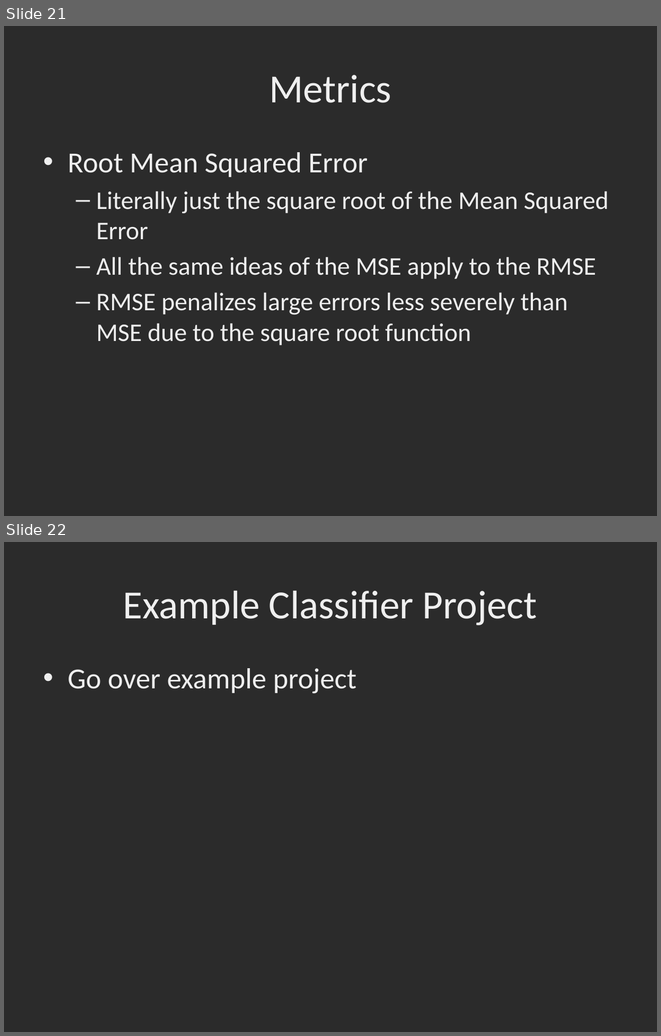
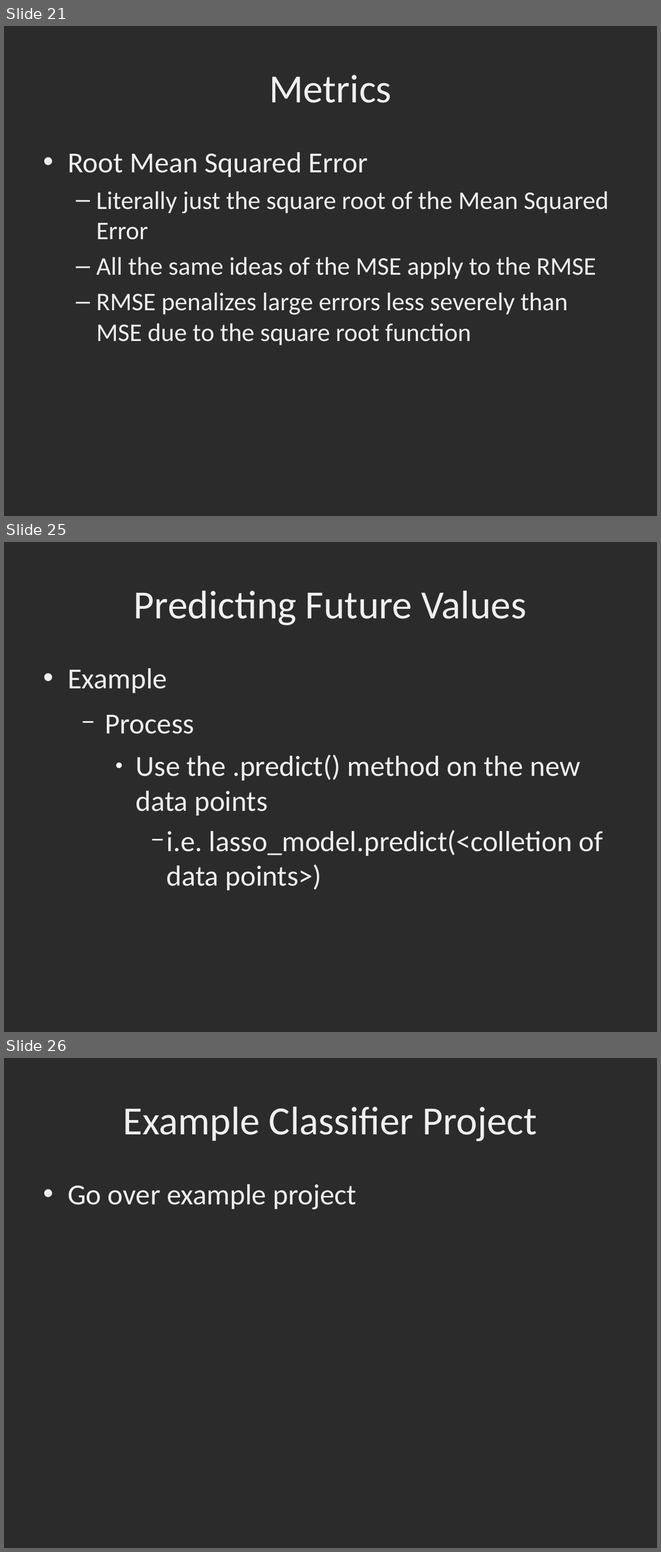
Before and after one commit to dbowmans46/PracticalProgramming, a slide deck: Session 7 - Python/Instructional Material/Machine Learning Slides/Session 7 - Python ML 11: Review and Project for Regressors.odp. Shown one above the other, each under a label of ours: slides 21 and 22 before the commit, slides 21, 25 and 26 after it; the slides between them are not shown. The pictures are 661x1036 and 661x1552 pixels, drawn with LibreOffice and Linux fonts; fonts in the diff are those of the drawing; background and template pictures are left out; a plain dark background stands for a picture behind light text. Boxes give left, top, right and bottom in pixels: in the first picture for what was removed or moved away, otherwise in the second. Text is boxed around its words. In the diff, an @@ line names an element or a change of style, - is before the commit and + after.

Commit message:
Cleanup of old PowerPoints and code.

```diff
--- a/Session 7 - Python/Instructional Material/Machine Learning Slides/Session 7 - Python ML 11: Review and Project for Regressors.odp
+++ b/Session 7 - Python/Instructional Material/Machine Learning Slides/Session 7 - Python ML 11: Review and Project for Regressors.odp
@@ slide 25 added at box(4, 542, 657, 1032), background picture (left out) @@
@@ title added at box(134, 590, 526, 625), 44 pt, text #EFEFEF @@
+Predicting Future Values
@@ text added at box(68, 668, 603, 890), 32 pt, text #EFEFEF @@
+• Example
+  − Process
+    ● Use the .predict() method on the new data points
+      − i.e. lasso_model.predict(<colletion of data points>)
@@ what was slide 22 is now slide 26 @@
```
Also in this commit, not shown: 1 slide changed, 3 other slides added, 7 other files.
